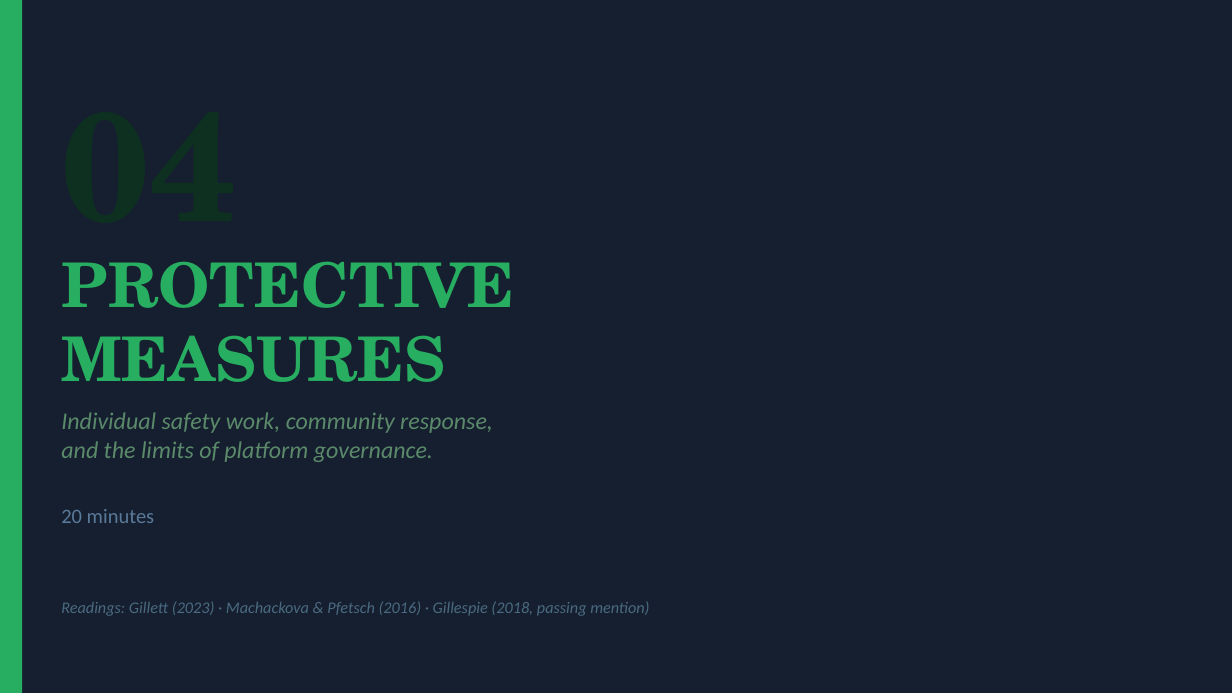
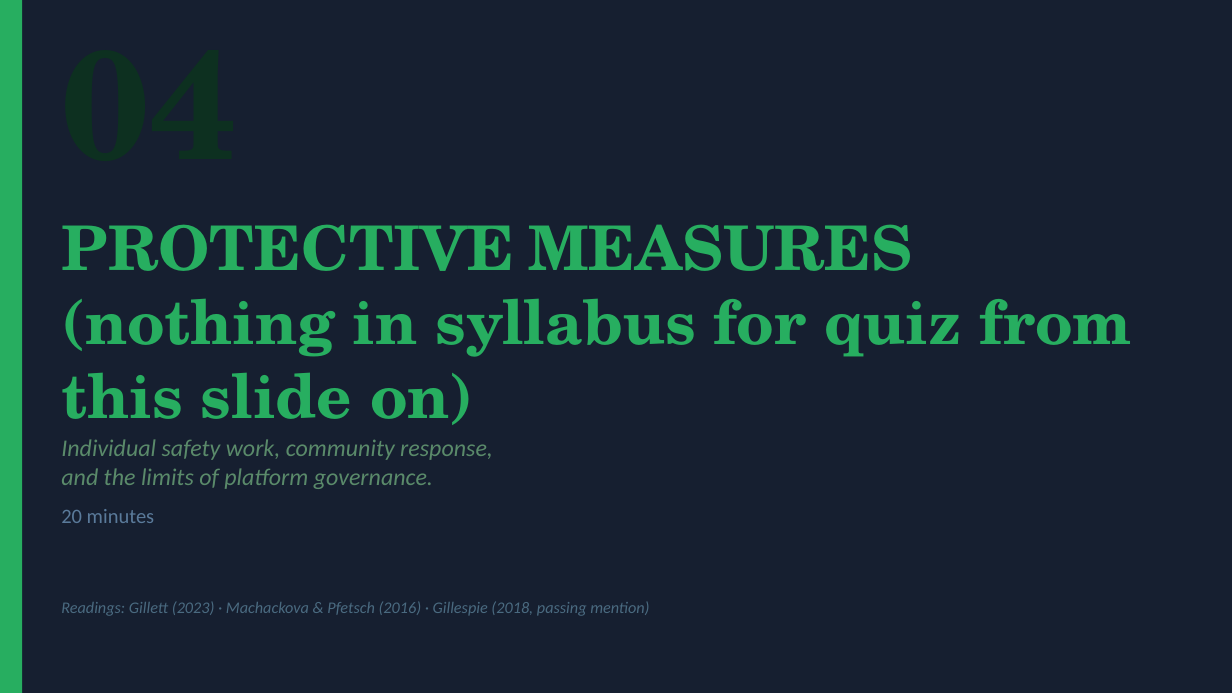
Before and after one commit to dhwan0112/hs2911, a slide deck: slide 18 of lectures/Week_12_Cyberbullying_and_Adolescence.pptx. Drawn at 1232x693 pixels with LibreOffice and Linux fonts; fonts in the diff are those of the drawing. Boxes give left, top, right and bottom in pixels: in the first picture for what was removed or moved away, otherwise in the second. Text is boxed around its words. In the diff, an @@ line names an element or a change of style, - is before the commit and + after.

```diff
--- a/lectures/Week_12_Cyberbullying_and_Adolescence.pptx
+++ b/lectures/Week_12_Cyberbullying_and_Adolescence.pptx
@@ text at <box>61,224,1132,425</box>: text changed @@
-PROTECTIVE
-MEASURES
+PROTECTIVE MEASURES
+(nothing in syllabus for quiz from this slide on)
@@ text removed at <box>61,261,238,272</box> @@
-04
@@ text "Individual safety work, community response,": place and size @@
-text "Individual safety work, community response," at <box>61,412,493,462</box>
+text "Individual safety work, community response," at <box>61,439,493,489</box>
```
Also in this commit, not shown: 3 other slides changed, 5 other files.
